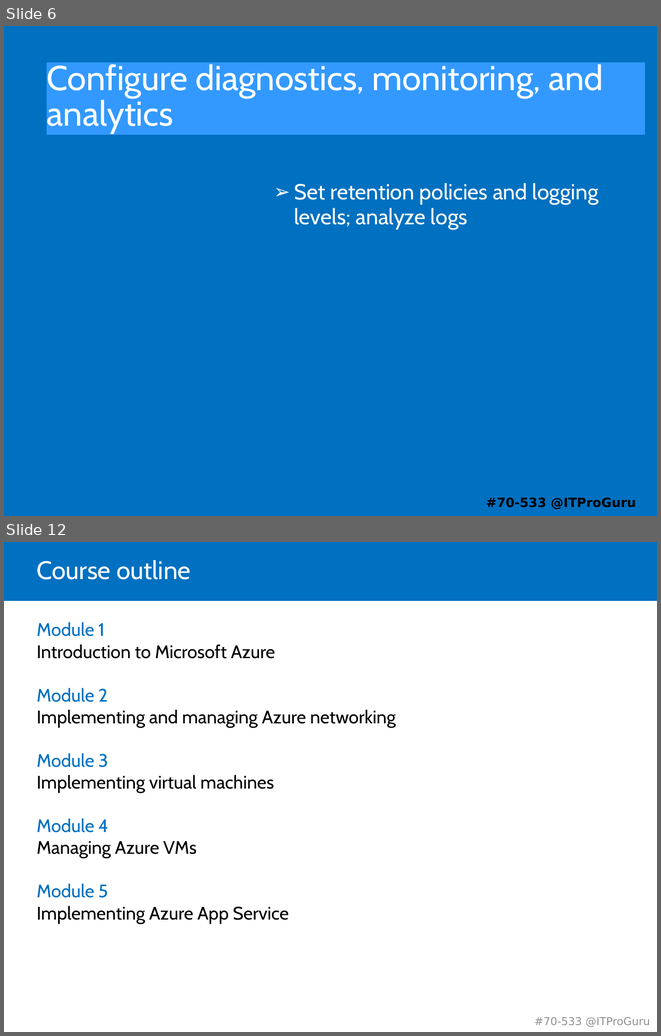
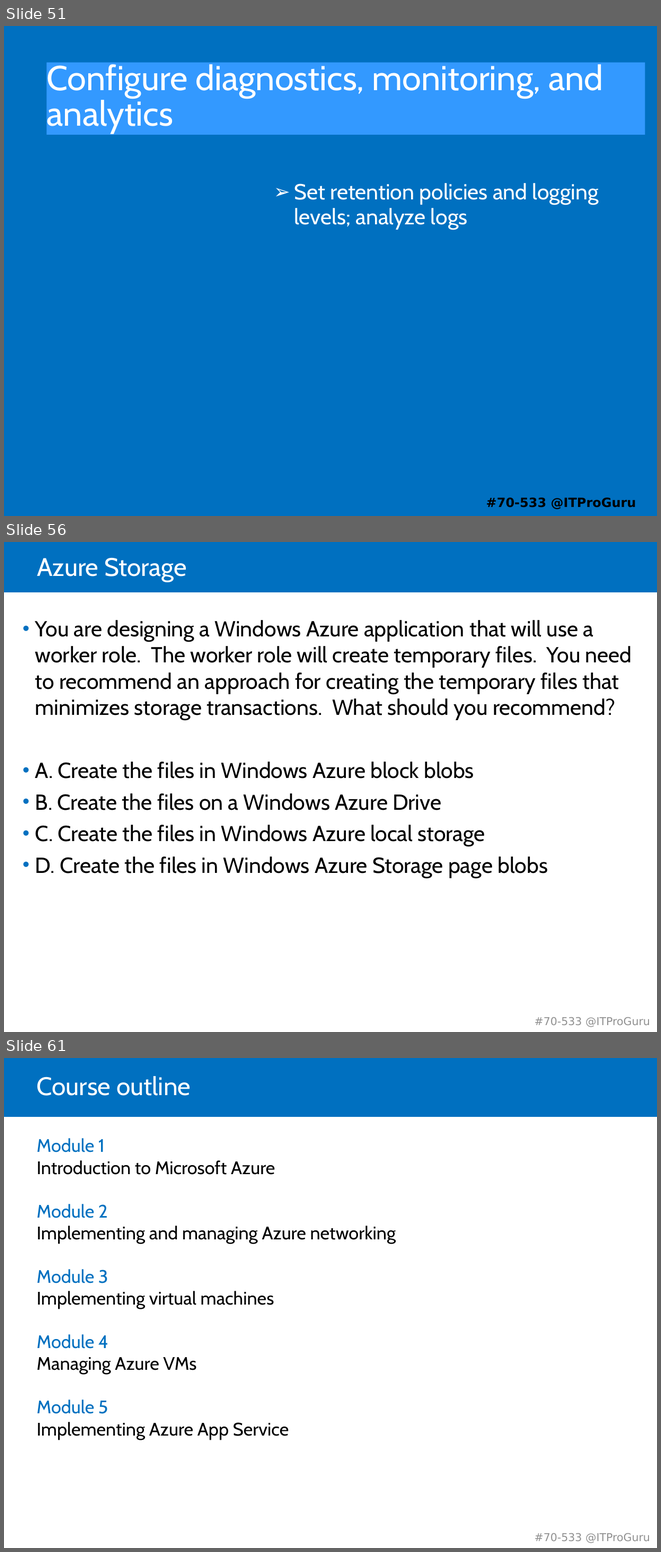
Before and after one commit to guruskill/70-533, a slide deck: 70-533-03-Storage.pptx. Shown one above the other, each under a label of ours: slides 6 and 12 before the commit, slides 51, 56 and 61 after it; the slides between them are not shown. The pictures are 661x1036 and 661x1552 pixels, drawn with LibreOffice and Linux fonts; fonts in the diff are those of the drawing. Boxes give left, top, right and bottom in pixels: in the first picture for what was removed or moved away, otherwise in the second. Text is boxed around its words. In the diff, an @@ line names an element or a change of style, - is before the commit and + after.

Commit message:
Add Storage first draft

```diff
--- a/70-533-03-Storage.pptx
+++ b/70-533-03-Storage.pptx
@@ slide 56 added at (4,542,657,1032), background #FFFFFF; not listed: 2 template elements that a slide beside it also shows @@
@@ title added at (37,557,187,582), 28 pt, text #FFFFFF @@
+Azure Storage
@@ text added at (35,620,632,878), 24 pt, text #000000 @@
+• You are designing a Windows Azure application that will use a worker role. The worker role will create temporary files. You need to recommend an approach for creating the temporary files that minimizes storage transactions. What should you recommend?
+• A. Create the files in Windows Azure block blobs
+• B. Create the files on a Windows Azure Drive
+• C. Create the files in Windows Azure local storage
+• D. Create the files in Windows Azure Storage page blobs
@@ what was slide 6 is now slide 51 @@
@@ what was slide 12 is now slide 61 @@
```
Also in this commit, not shown: 1 slide changed, 52 other slides added, 4 slides removed.
